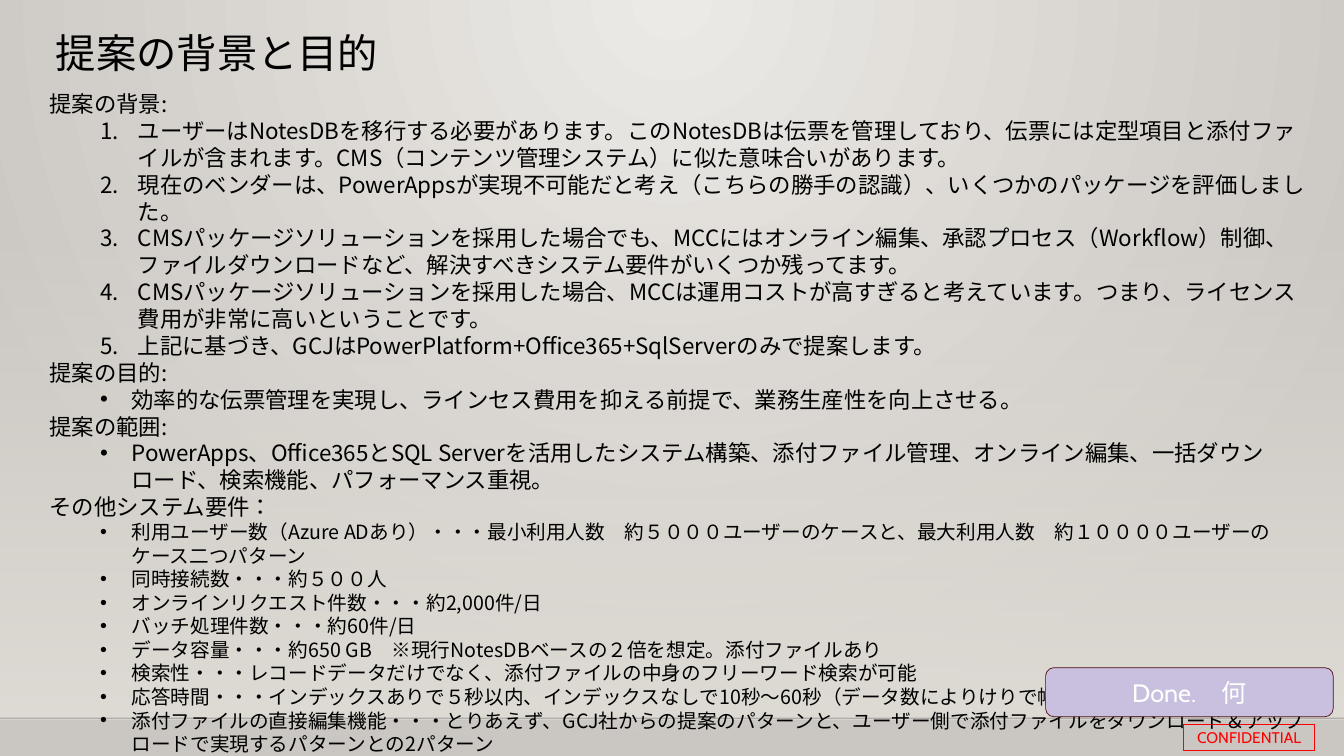
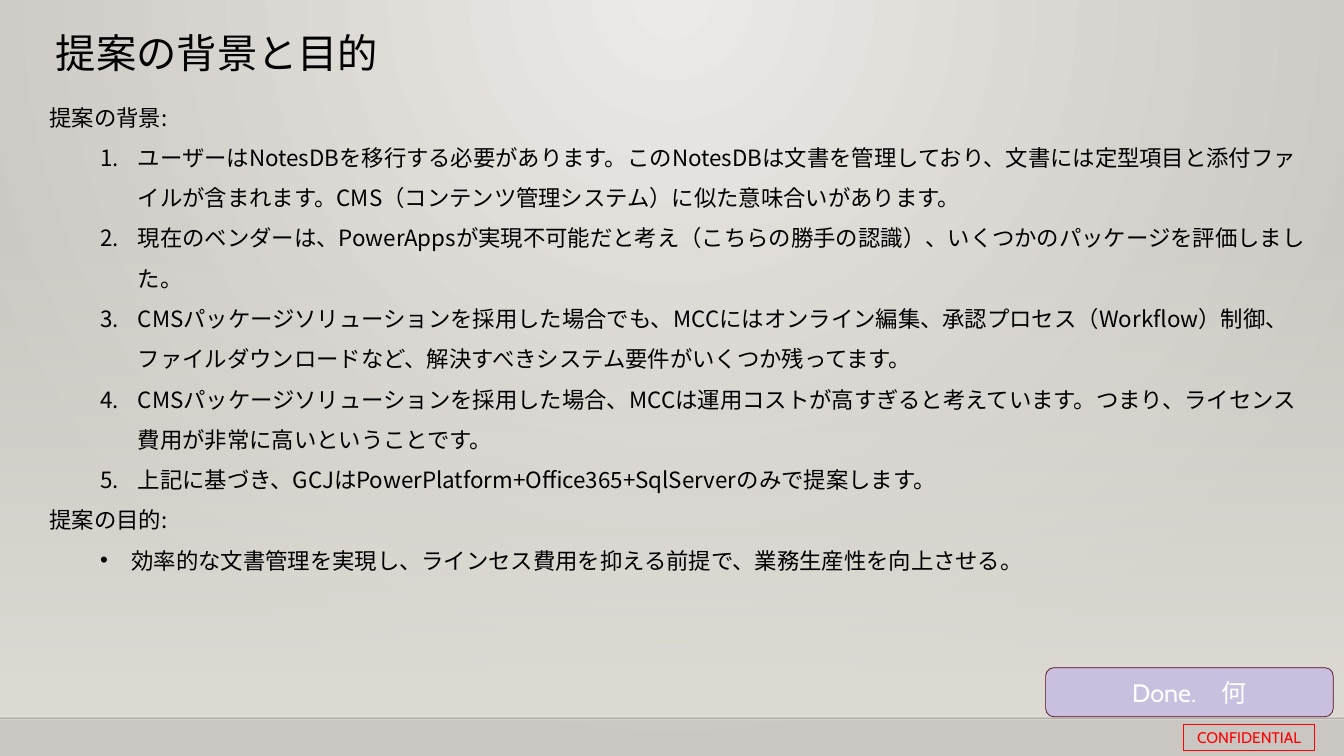
Before and after one commit to 0494938/Notes--CMS-Online, a slide deck: slide 4 of Notesアプリ刷新プロジェクト提案見積もり.pptx. Drawn at 1344x756 pixels with LibreOffice and Linux fonts; fonts in the diff are those of the drawing; background and template pictures are left out. Boxes give left, top, right and bottom in pixels: in the first picture for what was removed or moved away, otherwise in the second. Text is boxed around its words. In the diff, an @@ line names an element or a change of style, - is before the commit and + after.

```diff
--- a/Notesアプリ刷新プロジェクト提案見積もり.pptx
+++ b/Notesアプリ刷新プロジェクト提案見積もり.pptx
@@ text at [50, 107, 1305, 530]: line spacing 1 to 1.5 @@
@@ text at [138, 147, 1296, 208]: text changed @@
-  1. ユーザーはNotesDBを移行する必要があります。このNotesDBは伝票を管理しており、伝票には定型項目と添付ファイルが含まれます。CMS（コンテンツ管理システム）に似た意味合いがあります。
+  1. ユーザーはNotesDBを移行する必要があります。このNotesDBは文書を管理しており、文書には定型項目と添付ファイルが含まれます。CMS（コンテンツ管理システム）に似た意味合いがあります。
@@ text at [132, 550, 1023, 571]: text changed; size 14 to 16 pt @@
-  • 効率的な伝票管理を実現し、ラインセス費用を抑える前提で、業務生産性を向上させる。
-提案の範囲:
-  • PowerApps、Office365とSQL Serverを活用したシステム構築、添付ファイル管理、オンライン編集、一括ダウンロード、検索機能、パフォーマンス重視。
-その他システム要件：
-  • 利用ユーザー数（Azure ADあり）・・・最小利用人数 約５０００ユーザーのケースと、最大利用人数 約１００００ユーザーのケース二つパターン
-  • 同時接続数・・・約５００人
-  • オンラインリクエスト件数・・・約2,000件/日
-  • バッチ処理件数・・・約60件/日
-  • データ容量・・・約650 GB ※現行NotesDBベースの２倍を想定。添付ファイルあり
-  • 検索性・・・レコードデータだけでなく、添付ファイルの中身のフリーワード検索が可能
-  • 応答時間・・・インデックスありで５秒以内、インデックスなしで10秒～60秒（データ数によりけりで幅を持った回答となります）
-  • 添付ファイルの直接編集機能・・・とりあえず、GCJ社からの提案のパターンと、ユーザー側で添付ファイルをダウンロード＆アップロードで実現するパターンとの2パターン
+  • 効率的な文書管理を実現し、ラインセス費用を抑える前提で、業務生産性を向上させる。
```
Also in this commit, not shown: 12 other slides changed, 5 slides added, 2 slides removed, 9 other files.
